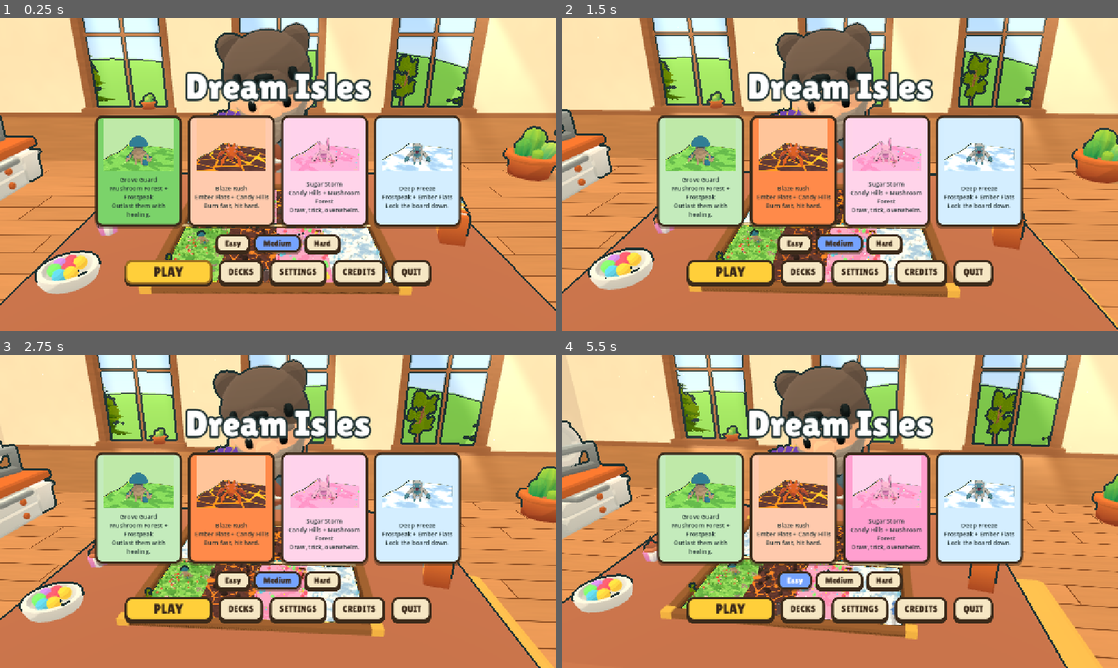
Above: before the commit, frames 1-4 (two rows, left to right).
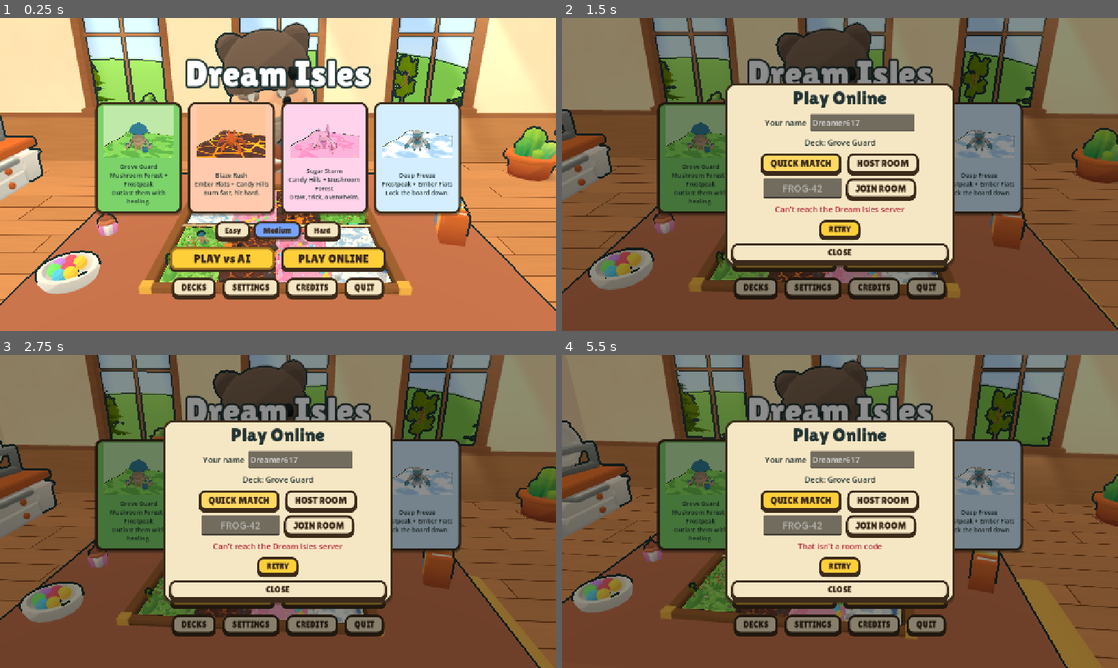
Above: after the commit, the same moments.

Repository: muriarty1893/cardwards
Game: Godot game, scene res://menus/main_menu.tscn
The game is run twice, just before and just after one commit, with the same random seed, the same clock (stepped at 60 frames per second) and the same inputs.
Inputs (mouse positions are in pixels of both pictures, inside the frame that each line leads up to):
- Up to frame 1 (0.25 s): no input
- Up to frame 2 (1.5 s): click (895, 259) at 0.5 s, where only the run after the commit has a clickable "PLAY ONLINE"; click (801, 171) at 1.25 s, where only the run after the commit has a clickable "QUICK MATCH"
- Up to frame 3 (2.75 s): click (239, 498) at 2 s, where only the run after the commit has a clickable "QUICK MATCH"
- Up to frame 4 (5.5 s): click (884, 498) at 2.75 s, where only the run after the commit has a clickable "HOST ROOM"; click (878, 524) at 3.5 s, where only the run after the commit has a clickable "JOIN ROOM"; click (840, 564) at 4.25 s, where only the run after the commit has a clickable "RETRY"; click "Easy" at 5 s

The runs differ from the first frame. In frame 1, 25% of the frame differs, in the area x 17-83%, y 12-90%; in frame 2, 96%; in frame 3, 96%; in frame 4, 97%, in the area x 0-100%, y 0-100%.

Commit message:
feat: PLAY ONLINE panel with quick match, host, join and rejoin
Co-Authored-By: Claude Opus 5.5 <noreply@anthropic.com>

Diff:
--- a/menus/main_menu.gd
+++ b/menus/main_menu.gd
@@ -1,7 +1,7 @@
 extends Node3D
 ## Title screen over the table in the cottage, the camera drifting gently from the player's side:
-## pick a deck (a starter or one of your own) and difficulty, then play. DECKS opens the deck
-## viewer and builder.
+## pick a deck (a starter or one of your own) and difficulty, then play the AI or online. DECKS
+## opens the deck viewer and builder.
 
 const FLAVOUR: Dictionary = {
 	&"grove_guard": "Outlast them with healing.",
@@ -41,6 +41,8 @@
 	_cam.make_current()
 	Outline.attach(_cam)
 	_build_ui()
+	_build_rejoin_banner()
+	Online.match_ready.connect(_on_match_ready)
 	Audio.music(GameAudio.MENU_MUSIC)
 	if "--deck-builder" in OS.get_cmdline_user_args():
 		var builder: DeckBuilder = open_deck_builder()
@@ -124,14 +126,24 @@
 		b.pressed.connect(_select_difficulty.bind(i))
 		diff.add_child(b)
 		_diff_buttons.append(b)
+	var plays := HBoxContainer.new()
+	plays.alignment = BoxContainer.ALIGNMENT_CENTER
+	plays.add_theme_constant_override("separation", 16)
+	vb.add_child(plays)
+	var play := MenuButtons.big("PLAY vs AI", Palette.GOLD, 28)
+	play.name = "PlayAI"
+	play.custom_minimum_size = Vector2(240, 0)
+	play.pressed.connect(_play)
+	plays.add_child(play)
+	var online := MenuButtons.big("PLAY ONLINE", Palette.GOLD, 28)
+	online.name = "PlayOnline"
+	online.custom_minimum_size = Vector2(240, 0)
+	online.pressed.connect(open_online)
+	plays.add_child(online)
 	var row := HBoxContainer.new()
 	row.alignment = BoxContainer.ALIGNMENT_CENTER
 	row.add_theme_constant_override("separation", 16)
 	vb.add_child(row)
-	var play := MenuButtons.big("PLAY", Palette.GOLD, 30)
-	play.custom_minimum_size = Vector2(200, 0)
-	play.pressed.connect(_play)
-	row.add_child(play)
 	var decks_b := MenuButtons.big("DECKS", Color.WHITE, 20)
 	decks_b.name = "DecksButton"
 	decks_b.pressed.connect(open_deck_builder)
@@ -233,3 +245,47 @@
 
 func _play() -> void:
 	get_tree().change_scene_to_file("res://view/match.tscn")
+
+
+## PLAY ONLINE: quick match, host or join (spec 2.1).
+func open_online() -> OnlinePanel:
+	var panel := OnlinePanel.make()
+	_open_panel(panel)
+	return panel
+
+
+func _on_match_ready() -> void:
+	if is_inside_tree():
+		get_tree().change_scene_to_file("res://view/match.tscn")
+
+
+## "Rejoin your match?" when an online match may still be running.
+func _build_rejoin_banner() -> void:
+	if not Online.has_rejoin():
+		return
+	var banner := PanelContainer.new()
+	banner.name = "RejoinBanner"
+	banner.add_theme_stylebox_override("panel", UiStyle.parchment_panel(16))
+	banner.set_anchors_preset(Control.PRESET_CENTER_TOP)
+	banner.grow_horizontal = Control.GROW_DIRECTION_BOTH
+	banner.offset_top = 12
+	_ui_root.add_child(banner)
+	var hb := HBoxContainer.new()
+	hb.add_theme_constant_override("separation", 12)
+	banner.add_child(hb)
+	var l := UiStyle.title(UiStyle.label("Rejoin your match?", 20)) as Label
+	l.vertical_alignment = VERTICAL_ALIGNMENT_CENTER
+	hb.add_child(l)
+	var rejoin := MenuButtons.big("REJOIN", Palette.GOLD, 18)
+	rejoin.name = "Rejoin"
+	rejoin.pressed.connect(func() -> void:
+		banner.visible = false
+		open_online()
+		Online.rejoin())
+	hb.add_child(rejoin)
+	var forget := MenuButtons.big("FORGET", Color.WHITE, 18)
+	forget.name = "Forget"
+	forget.pressed.connect(func() -> void:
+		Online.forget_rejoin()
+		banner.visible = false)
+	hb.add_child(forget)
--- /dev/null
+++ b/menus/online_panel.gd
@@ -0,0 +1,257 @@
+class_name OnlinePanel
+extends PanelContainer
+## PLAY ONLINE (spec 2.1): your name, the selected deck, QUICK MATCH, HOST ROOM and JOIN ROOM, and
+## what the Online autoload is doing (searching, the room code to send, errors with RETRY).
+
+signal closed
+
+var _name_edit: LineEdit
+var _code_edit: LineEdit
+var _deck_label: Label
+var _msg: Label
+var _code: Label
+var _hint: Label
+var _copy: Button
+var _retry: Button
+var _cancel: Button
+var _starters: Array[Button] = []
+## A message from this panel itself (an illegal deck), shown instead of the autoload's.
+var _local_msg: String = ""
+var _search_started: int = 0
+
+
+static func make() -> OnlinePanel:
+	var p := OnlinePanel.new()
+	p.add_theme_stylebox_override("panel", UiStyle.parchment_panel(22))
+	p._build()
+	return p
+
+
+func _ready() -> void:
+	Online.changed.connect(_refresh)
+	_refresh()
+
+
+func _exit_tree() -> void:
+	if Online.changed.is_connected(_refresh):
+		Online.changed.disconnect(_refresh)
+
+
+func _process(_delta: float) -> void:
+	if Online.state == &"searching":
+		_refresh()
+
+
+# --- Actions (buttons; tests call them directly) ---------------------------------------------
+
+func press_quick() -> void:
+	_request(&"quick")
+
+
+func press_host() -> void:
+	_request(&"host")
+
+
+func press_join(code_text: String) -> void:
+	_code_edit.text = code_text
+	_request(&"join")
+
+
+func press_retry() -> void:
+	_local_msg = ""
+	Online.retry()
+
+
+func set_player_name(n: String) -> void:
+	_name_edit.text = n
+
+
+func deck_text() -> String:
+	return _deck_label.text
+
+
+func message_text() -> String:
+	return _msg.text
+
+
+func code_text() -> String:
+	return _code.text if _code.visible else ""
+
+
+func copy_visible() -> bool:
+	return _copy.visible
+
+
+func retry_visible() -> bool:
+	return _retry.visible
+
+
+## The selected deck, or a reason it can't be used online.
+static func online_deck() -> Array:
+	var id: StringName = Session.player_deck
+	if DeckStore.is_custom(id):
+		var d: DeckData = DeckStore.find(id)
+		if d == null:
+			return [null, "That deck can't be used online: it's missing"]
+		var why: String = DeckStore.validate(d.cards)
+		if why != "":
+			return [null, "That deck can't be used online: %s" % why]
+		return [d, ""]
+	return [CardDB.deck(id), ""]
+
+
+func _request(kind: StringName) -> void:
+	var dk: Array = online_deck()
+	if dk[1] != "":
+		_local_msg = dk[1]
+		_refresh()
+		return
+	_local_msg = ""
+	Settings.set_player_name(_name_edit.text)
+	_name_edit.text = Settings.player_name
+	var deck: DeckData = dk[0]
+	match kind:
+		&"quick":
+			_search_started = Time.get_ticks_msec()
+			Online.quick_match(Settings.player_name, deck)
+		&"host":
+			Online.host(Settings.player_name, deck)
+		&"join":
+			Online.join(_code_edit.text, Settings.player_name, deck)
+
+
+# --- Look --------------------------------------------------------------------------------------
+
+func _refresh() -> void:
+	if not is_inside_tree() and _msg == null:
+		return
+	var st: StringName = Online.state
+	var busy: bool = st in [&"searching", &"hosting", &"joining", &"playing"]
+	for b: Button in _starters:
+		b.disabled = busy
+	_code.visible = false
+	_hint.visible = false
+	_copy.visible = false
+	_retry.visible = false
+	_cancel.visible = busy and st != &"playing"
+	_msg.add_theme_color_override("font_color", Palette.INK)
+	if _local_msg != "" and st == &"idle":
+		_msg.text = _local_msg
+		_msg.add_theme_color_override("font_color", Palette.HP.darkened(0.2))
+		return
+	match st:
+		&"idle":
+			_msg.text = ""
+		&"searching":
+			var secs: int = (Time.get_ticks_msec() - _search_started) / 1000
+			_msg.text = "Searching… %d:%02d" % [secs / 60, secs % 60]
+		&"hosting":
+			var waiting: bool = Online.session != null and Online.session.status == &"waiting"
+			_msg.text = "Waiting for a friend to join…" if waiting else "Connecting…"
+			if waiting:
+				_code.text = Online.session.code
+				_code.visible = true
+				_hint.visible = true
+				_copy.visible = true
+		&"joining":
+			_msg.text = "Joining…"
+		&"playing":
+			_msg.text = "Starting the match…"
+		&"error":
+			_msg.text = Online.message
+			_msg.add_theme_color_override("font_color", Palette.HP.darkened(0.2))
+			_retry.visible = true
+		_:
+			_msg.text = Online.message
+
+
+func _build() -> void:
+	var vb := VBoxContainer.new()
+	vb.add_theme_constant_override("separation", 12)
+	vb.custom_minimum_size = Vector2(500, 0)
+	add_child(vb)
+	var title := UiStyle.title(UiStyle.label("Play Online", 44)) as Label
+	title.horizontal_alignment = HORIZONTAL_ALIGNMENT_CENTER
+	vb.add_child(title)
+	var name_row := HBoxContainer.new()
+	name_row.alignment = BoxContainer.ALIGNMENT_CENTER
+	name_row.add_theme_constant_override("separation", 10)
+	vb.add_child(name_row)
+	name_row.add_child(UiStyle.label("Your name", 18))
+	_name_edit = LineEdit.new()
+	_name_edit.max_length = 16
+	_name_edit.custom_minimum_size = Vector2(240, 40)
+	_name_edit.text = Settings.player_name
+	_name_edit.add_theme_font_size_override("font_size", 18)
+	name_row.add_child(_name_edit)
+	_deck_label = UiStyle.label("Deck: %s" % _deck_name(), 18)
+	_deck_label.horizontal_alignment = HORIZONTAL_ALIGNMENT_CENTER
+	vb.add_child(_deck_label)
+	var starts := HBoxContainer.new()
+	starts.alignment = BoxContainer.ALIGNMENT_CENTER
+	starts.add_theme_constant_override("separation", 14)
+	vb.add_child(starts)
+	var quick := MenuButtons.big("QUICK MATCH", Palette.GOLD, 22)
+	quick.pressed.connect(press_quick)
+	starts.add_child(quick)
+	var host_b := MenuButtons.big("HOST ROOM", Color.WHITE, 22)
+	host_b.pressed.connect(press_host)
+	starts.add_child(host_b)
+	var join_row := HBoxContainer.new()
+	join_row.alignment = BoxContainer.ALIGNMENT_CENTER
+	join_row.add_theme_constant_override("separation", 10)
+	vb.add_child(join_row)
+	_code_edit = LineEdit.new()
+	_code_edit.placeholder_text = "FROG-42"
+	_code_edit.max_length = 9
+	_code_edit.custom_minimum_size = Vector2(180, 44)
+	_code_edit.alignment = HORIZONTAL_ALIGNMENT_CENTER
+	_code_edit.add_theme_font_size_override("font_size", 22)
+	_code_edit.text_submitted.connect(func(_t: String) -> void: _request(&"join"))
+	join_row.add_child(_code_edit)
+	var join_b := MenuButtons.big("JOIN ROOM", Color.WHITE, 22)
+	join_b.pressed.connect(func() -> void: _request(&"join"))
+	join_row.add_child(join_b)
+	_starters = [quick, host_b, join_b]
+	_msg = UiStyle.label("", 18)
+	_msg.horizontal_alignment = HORIZONTAL_ALIGNMENT_CENTER
+	_msg.autowrap_mode = TextServer.AUTOWRAP_WORD_SMART
+	_msg.custom_minimum_size = Vector2(480, 0)
+	vb.add_child(_msg)
+	_code = UiStyle.title(UiStyle.label("", 56, Palette.GOLD.darkened(0.25))) as Label
+	_code.add_theme_color_override("font_outline_color", Palette.INK)
+	_code.add_theme_constant_override("outline_size", 10)
+	_code.horizontal_alignment = HORIZONTAL_ALIGNMENT_CENTER
+	vb.add_child(_code)
+	_hint = UiStyle.label("Send this code to a friend", 16)
+	_hint.horizontal_alignment = HORIZONTAL_ALIGNMENT_CENTER
+	vb.add_child(_hint)
+	var tools := HBoxContainer.new()
+	tools.alignment = BoxContainer.ALIGNMENT_CENTER
+	tools.add_theme_constant_override("separation", 12)
+	vb.add_child(tools)
+	_copy = MenuButtons.big("COPY", Palette.GOLD, 18)
+	_copy.pressed.connect(func() -> void:
+		DisplayServer.clipboard_set(_code.text)
+		_copy.text = "COPIED!")
+	tools.add_child(_copy)
+	_retry = MenuButtons.big("RETRY", Palette.GOLD, 18)
+	_retry.pressed.connect(press_retry)
+	tools.add_child(_retry)
+	_cancel = MenuButtons.big("CANCEL", Color.WHITE, 18)
+	_cancel.pressed.connect(func() -> void: Online.cancel())
+	tools.add_child(_cancel)
+	var close := MenuButtons.big("CLOSE", Color.WHITE, 20)
+	close.pressed.connect(func() -> void:
+		if Online.state in [&"searching", &"hosting", &"joining", &"error"]:
+			Online.cancel()
+		closed.emit())
+	vb.add_child(close)
+
+
+static func _deck_name() -> String:
+	var dk: Array = online_deck()
+	if dk[0]:
+		return (dk[0] as DeckData).display_name
+	var d: DeckData = DeckStore.find(Session.player_deck)
+	return d.display_name if d else String(Session.player_deck)
--- /dev/null
+++ b/tests/test_online_panel.gd
@@ -0,0 +1,170 @@
+extends TestCase
+## The main menu's PLAY ONLINE panel and the "Rejoin your match?" banner.
+
+const TEST_DECKS := "user://t_online_decks.json"
+const TEST_REJOIN := "user://t_online_rejoin.json"
+
+
+class DeadLink:
+	extends RefCounted
+	signal opened
+	signal received(msg: Dictionary)
+	signal closed(code: int, reason: String)
+	func send(_m: Dictionary) -> void:
+		pass
+	func close() -> void:
+		pass
+	func is_open() -> bool:
+		return false
+	func was_open() -> bool:
+		return false
+	func poll() -> void:
+		pass
+
+
+func _tree() -> SceneTree:
+	return Engine.get_main_loop() as SceneTree
+
+
+func _online() -> Node:
+	return _tree().root.get_node("Online")
+
+
+## Points Online at test files and the given link factory; returns what to restore.
+func _setup(factory: Callable) -> Dictionary:
+	var o: Node = _online()
+	var saved: Dictionary = {"factory": o.get("link_factory"), "rejoin": o.get("rejoin_path"), "deck": Session.player_deck, "decks": DeckStore.path}
+	o.set("link_factory", factory)
+	o.set("rejoin_path", TEST_REJOIN)
+	DeckStore.path = TEST_DECKS
+	DirAccess.remove_absolute(ProjectSettings.globalize_path(TEST_DECKS))
+	DeckStore.refresh()
+	return saved
+
+
+func _restore(saved: Dictionary) -> void:
+	var o: Node = _online()
+	o.call("cancel")
+	o.set("link_factory", saved["factory"])
+	o.set("rejoin_path", saved["rejoin"])
+	Session.player_deck = saved["deck"]
+	DirAccess.remove_absolute(ProjectSettings.globalize_path(TEST_DECKS))
+	DirAccess.remove_absolute(ProjectSettings.globalize_path(TEST_REJOIN))
+	DeckStore.path = saved["decks"]
+	DeckStore.refresh()
+
+
+func _menu() -> Node:
+	var menu: Node = (load("res://menus/main_menu.tscn") as PackedScene).instantiate()
+	_tree().root.add_child(menu)
+	await _tree().process_frame
+	return menu
+
+
+func test_menu_has_both_play_buttons() -> bool:
+	var saved: Dictionary = _setup(func(_p: String) -> Object: return DeadLink.new())
+	var menu: Node = await _menu()
+	var ai: Button = menu.find_child("PlayAI", true, false)
+	var online: Button = menu.find_child("PlayOnline", true, false)
+	assert_true(ai != null and ai.text == "PLAY vs AI", "PLAY vs AI")
+	assert_true(online != null and online.text == "PLAY ONLINE", "PLAY ONLINE")
+	var panel: OnlinePanel = menu.call("open_online")
+	assert_true(is_instance_valid(panel), "panel opens")
+	assert_eq(panel.deck_text(), "Deck: Grove Guard", "shows the selected deck")
+	menu.queue_free()
+	_restore(saved)
+	return true
+
+
+func test_illegal_custom_deck_blocked() -> bool:
+	var made: Array = []
+	var saved: Dictionary = _setup(func(_p: String) -> Object:
+		made.append(1)
+		return DeadLink.new())
+	var cards: Array[CardData] = []
+	for c: CardData in CardDB.collectible_cards():
+		for i: int in 2:
+			if cards.size() < 29:
+				cards.append(c)
+	var id: StringName = DeckStore.new_id()
+	DeckStore.put(DeckStore.make(id, "Short", cards))
+	Session.player_deck = id
+	var menu: Node = await _menu()
+	Session.player_deck = id
+	var panel: OnlinePanel = menu.call("open_online")
+	for press: Callable in [panel.press_quick, panel.press_host, func() -> void: panel.press_join("FROG-42")]:
+		press.call()
+		assert_eq(panel.message_text(), "That deck can't be used online: A deck needs 30 cards (29 now)", "refused before connecting")
+		assert_eq(_online().get("state"), &"idle", "no request made")
+	assert_eq(made.size(), 0, "no connection attempt")
+	menu.queue_free()
+	_restore(saved)
+	return true
+
+
+func test_join_with_bad_code_shows_message() -> bool:
+	var made: Array = []
+	var saved: Dictionary = _setup(func(_p: String) -> Object:
+		made.append(1)
+		return DeadLink.new())
+	var menu: Node = await _menu()
+	var panel: OnlinePanel = menu.call("open_online")
+	panel.press_join("xyz")
+	assert_eq(panel.message_text(), "That isn't a room code", "says so")
+	assert_eq(made.size(), 0, "no connection attempt")
+	menu.queue_free()
+	_restore(saved)
+	return true
+
+
+func test_hosting_shows_code() -> bool:
+	var relay := FakeRelay.new(3)
+	var saved: Dictionary = _setup(func(p: String) -> Object: return relay.transport(&"host" if p == "/host" else &"join"))
+	var menu: Node = await _menu()
+	var panel: OnlinePanel = menu.call("open_online")
+	panel.set_player_name("  Ann  ")
+	panel.press_host()
+	relay.pump()
+	assert_eq(panel.code_text(), "FAKE-01", "the code is shown")
+	assert_true(panel.copy_visible(), "COPY offered")
+	assert_eq(Settings.player_name, "Ann", "the name is saved")
+	assert_eq(String(relay.seats[0]["name"]), "Ann", "and sent")
+	menu.queue_free()
+	_restore(saved)
+	return true
+
+
+func test_unreachable_server_shows_retry() -> bool:
+	var made: Array = []
+	var saved: Dictionary = _setup(func(_p: String) -> Object:
+		var l := DeadLink.new()
+		made.append(l)
+		return l)
+	var menu: Node = await _menu()
+	var panel: OnlinePanel = menu.call("open_online")
+	panel.press_host()
+	(made[0] as DeadLink).closed.emit(1006, "")
+	assert_eq(panel.message_text(), "Can't reach the Dream Isles server", "says so")
+	assert_true(panel.retry_visible(), "RETRY offered")
+	panel.press_retry()
+	assert_eq(made.size(), 2, "RETRY tries again")
+	menu.queue_free()
+	_restore(saved)
+	return true
+
+
+func test_rejoin_banner_when_file_exists() -> bool:
+	var saved: Dictionary = _setup(func(_p: String) -> Object: return DeadLink.new())
+	var f := FileAccess.open(TEST_REJOIN, FileAccess.WRITE)
+	f.store_string(JSON.stringify({"code": "FROG-42", "token": "t", "version": NetVersion.current()}))
+	f.close()
+	var menu: Node = await _menu()
+	var banner: Control = menu.find_child("RejoinBanner", true, false)
+	assert_true(banner != null and banner.visible, "banner shown")
+	var forget: Button = banner.find_child("Forget", true, false)
+	forget.pressed.emit()
+	assert_true(not banner.visible, "FORGET hides it")
+	assert_true(not FileAccess.file_exists(TEST_REJOIN), "and forgets the match")
+	menu.queue_free()
+	_restore(saved)
+	return true
Not shown, added: menus/online_panel.gd.uid
Not shown, added: tests/test_online_panel.gd.uid
